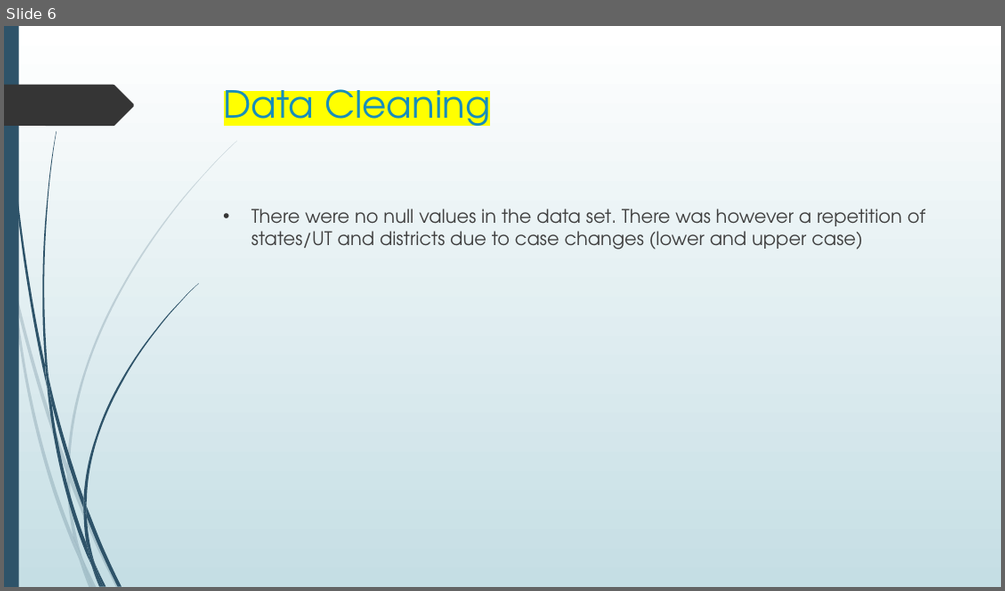
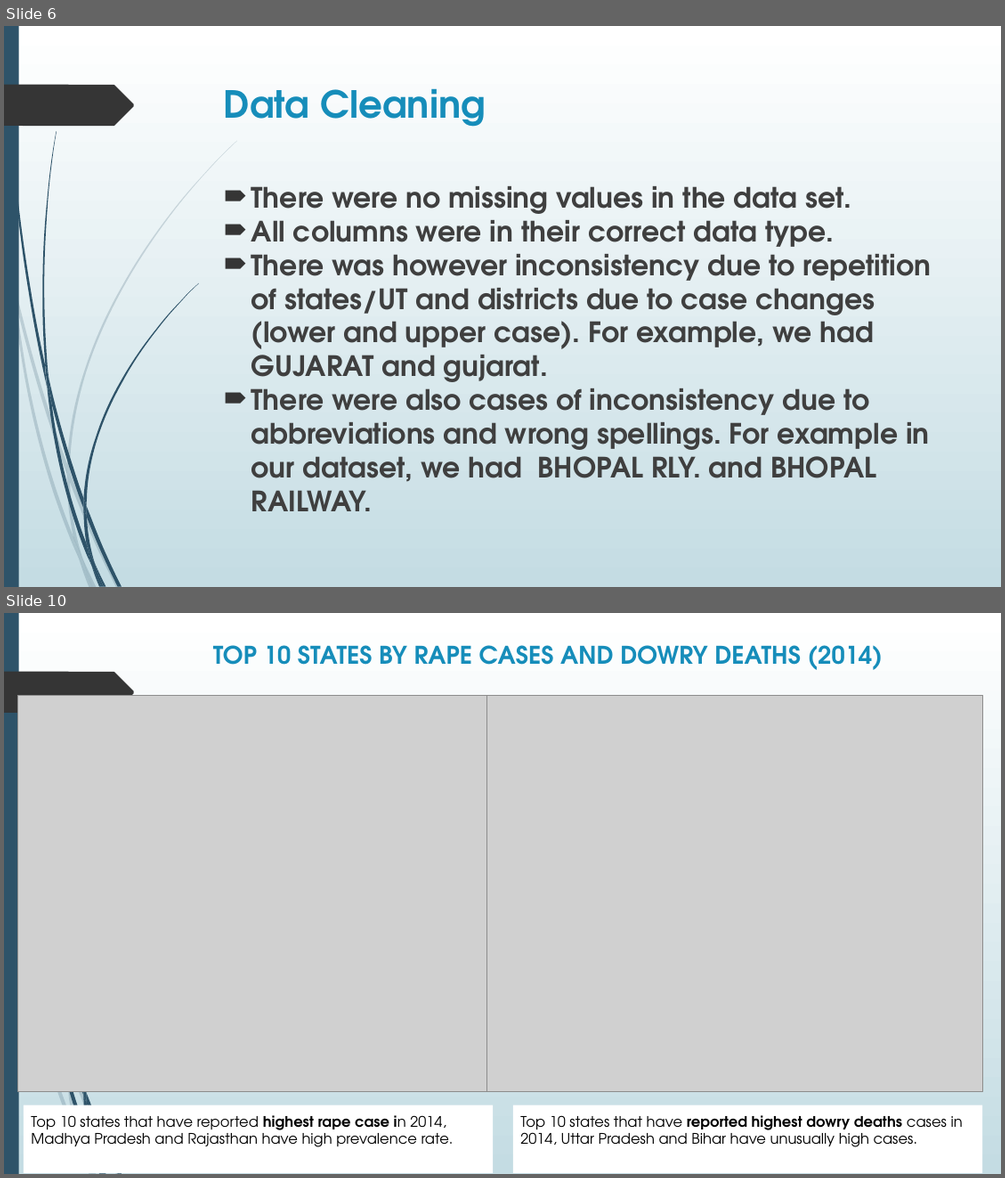
Before and after one commit to apacheteam/Crime-Against-Women-PP22-C623-APACHE-TEAM, a slide deck: PPT.pptx. Shown one above the other, each under a label of ours: slide 6 before the commit, slides 6 and 10 after it; the slides between them are not shown. The pictures are 1005x591 and 1005x1178 pixels, drawn with LibreOffice and Linux fonts; fonts in the diff are those of the drawing; grey boxes stand for pictures. Boxes give left, top, right and bottom in pixels: in the first picture for what was removed or moved away, otherwise in the second. Text is boxed around its words. In the diff, an @@ line names an element or a change of style, - is before the commit and + after.

```diff
--- a/PPT.pptx
+++ b/PPT.pptx
@@ slide 10 added at (4,613,1001,1174), background gradient #FFFFFF to #C4DCE3; not listed: 20 template elements that a slide beside it also shows @@
@@ title added at (213,645,882,670), 23.4 pt, text #168DBA, bold @@
+TOP 10 STATES BY RAPE CASES AND DOWRY DEATHS (2014)
@@ picture added at (18,695,488,1091) @@
@@ picture added at (487,695,982,1091) @@
@@ text added at (385,923,493,973), 18 pt, text #3F3F3F @@
+Dowry deaths state wise comparison
@@ rectangle added at (24,1105,493,1173), fill #FFFFFF, 14 pt, text #000000 @@
+Top 10 states that have reported highest rape case in 2014, Madhya Pradesh and Rajasthan have high prevalence rate.
@@ rectangle added at (513,1105,983,1173), fill #FFFFFF, 14 pt, text #000000 @@
+Top 10 states that have reported highest dowry deaths cases in 2014, Uttar Pradesh and Bihar have unusually high cases.
@@ slide 6 changed as well @@
@@ background gradient #FFFFFF to #C5DEE5 to gradient #FFFFFF to #C4DCE3 @@
@@ title "Data Cleaning" at (224,88,485,127): text colour #178DBB to #168DBA, highlight #FFFF00 to none, bold on @@
@@ text at (251,186,931,511): text changed; size 18 to 27 pt; text colour #404040 to #3F3F3F; bold on @@
-• There were no null values in the data set. There was however a repetition of states/UT and districts due to case changes (lower and upper case)
+🠶 There were no missing values in the data set.
+🠶 All columns were in their correct data type.
+🠶 There was however inconsistency due to repetition of states/UT and districts due to case changes (lower and upper case). For example, we had GUJARAT and gujarat.
+🠶 There were also cases of inconsistency due to abbreviations and wrong spellings. For example in our dataset, we had BHOPAL RLY. and BHOPAL RAILWAY.
```
Also in this commit, not shown: 4 other slides changed, 9 other slides added, 9 slides removed, 4 other files.
